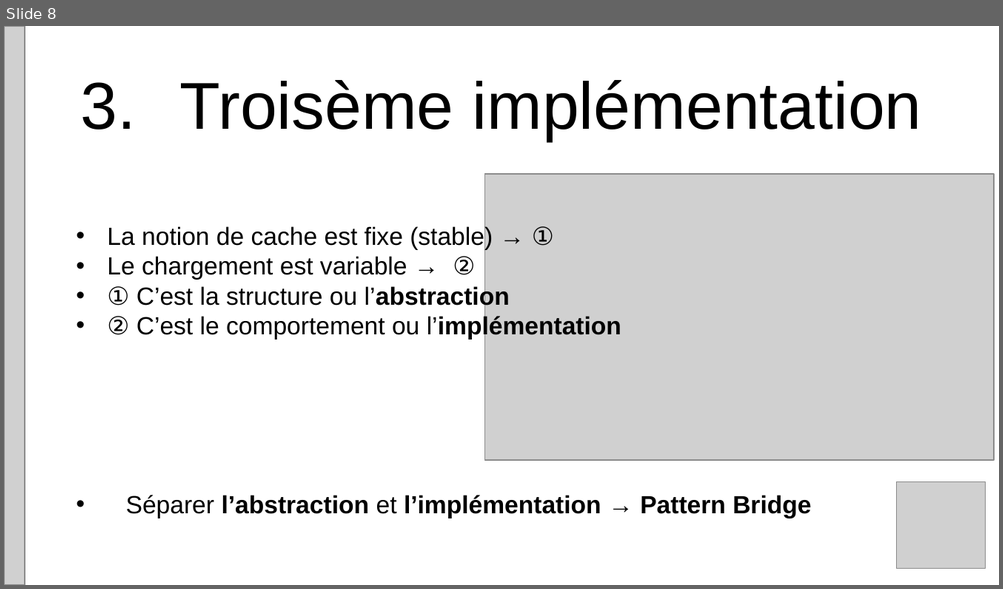
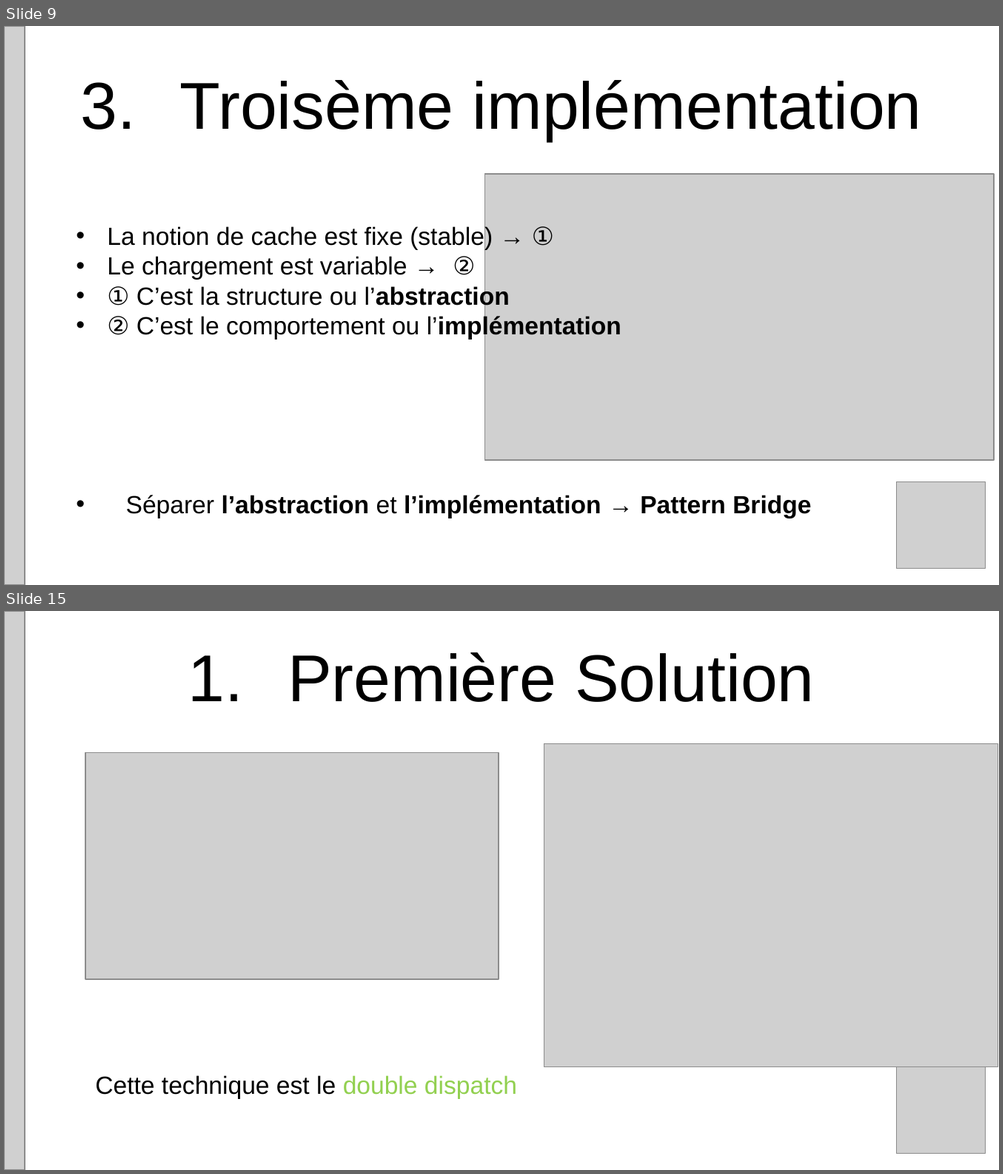
Before and after one commit to omebarki/meetuppatterns, a slide deck: doc/PatternsWesquad.pptx. Shown one above the other, each under a label of ours: slide 8 before the commit, slides 9 and 15 after it; the slides between them are not shown. The pictures are 1003x589 and 1003x1174 pixels, drawn with LibreOffice and Linux fonts; fonts in the diff are those of the drawing; grey boxes stand for pictures. Boxes give left, top, right and bottom in pixels: in the first picture for what was removed or moved away, otherwise in the second. Text is boxed around its words. In the diff, an @@ line names an element or a change of style, - is before the commit and + after.

```diff
--- a/doc/PatternsWesquad.pptx
+++ b/doc/PatternsWesquad.pptx
@@ slide 15 added at box(4, 611, 999, 1170), background #FFFFFF @@
@@ picture added at box(4, 611, 25, 1170) @@
@@ text added at box(287, 652, 814, 702), 48 pt, text #000000 @@
+1. Première Solution
@@ picture added at box(544, 743, 998, 1067) @@
@@ picture added at box(85, 752, 498, 979) @@
@@ text added at box(95, 1076, 517, 1099), 18 pt, text #000000 @@
+Cette technique est le double dispatch
@@ picture added at box(896, 1068, 984, 1154) @@
@@ what was slide 8 is now slide 9 @@
```
Also in this commit, not shown: 7 other slides added.
